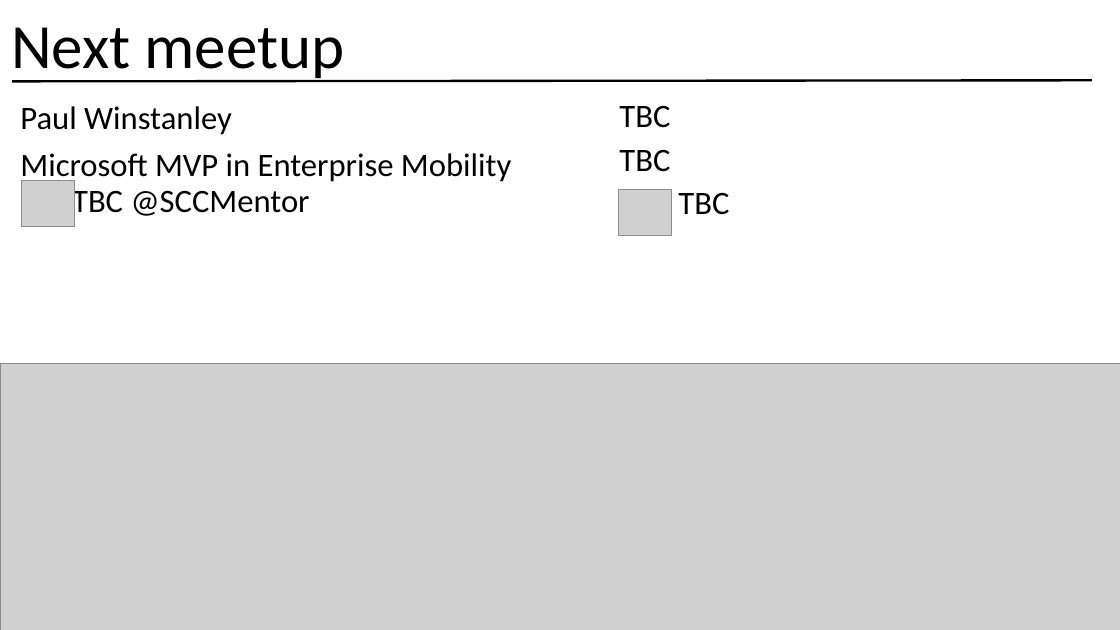
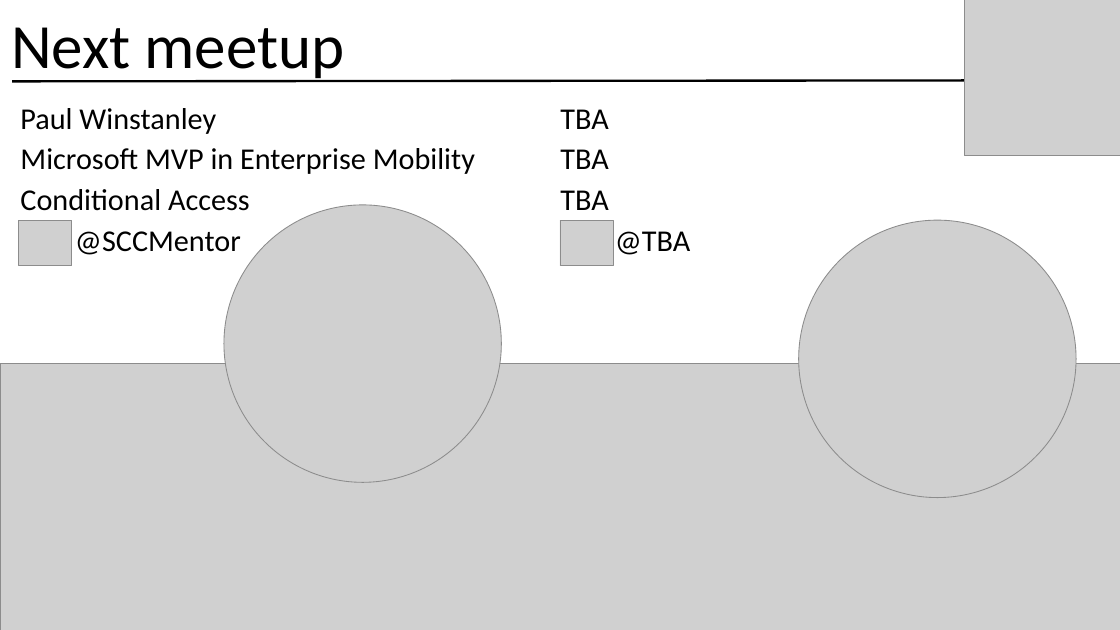
Before and after one commit to smcallister594/memugscotland, a slide deck: slide 6 of MEMUGScotland-Resources/Slides/2023/18-April/18-April.pptx. Drawn at 1120x630 pixels with LibreOffice and Linux fonts; fonts in the diff are those of the drawing; grey boxes stand for pictures. Boxes give left, top, right and bottom in pixels: in the first picture for what was removed or moved away, otherwise in the second. Text is boxed around its words. In the diff, an @@ line names an element or a change of style, - is before the commit and + after.

```diff
--- a/MEMUGScotland-Resources/Slides/2023/18-April/18-April.pptx
+++ b/MEMUGScotland-Resources/Slides/2023/18-April/18-April.pptx
@@ picture added at [965, 0, 1120, 156] @@
@@ text at [20, 108, 216, 134]: size 28 to 25.9 pt in "Paul Winstanley"; line spacing 0.9 to 0.8 @@
@@ text at [560, 109, 690, 255]: text changed; size 28 to 25.9 pt @@
-TBC
-TBC
-TBC
+TBA
+TBA
+TBA
+@TBA
@@ text at [20, 148, 475, 255]: text changed; size 28 to 25.9 pt @@
-Microsoft MVP in Enterprise Mobility TBC @SCCMentor
+Microsoft MVP in Enterprise Mobility
+Conditional Access
+@SCCMentor
@@ picture added at [224, 205, 502, 482] @@
@@ picture: place and size @@
-picture at [22, 181, 75, 226]
+picture at [18, 220, 71, 266]
@@ picture: place and size @@
-picture at [619, 189, 672, 234]
+picture at [560, 220, 613, 266]
@@ picture added at [799, 220, 1076, 497] @@
```
Also in this commit, not shown: 7 other slides changed, 1 slide removed, 3 other files.
